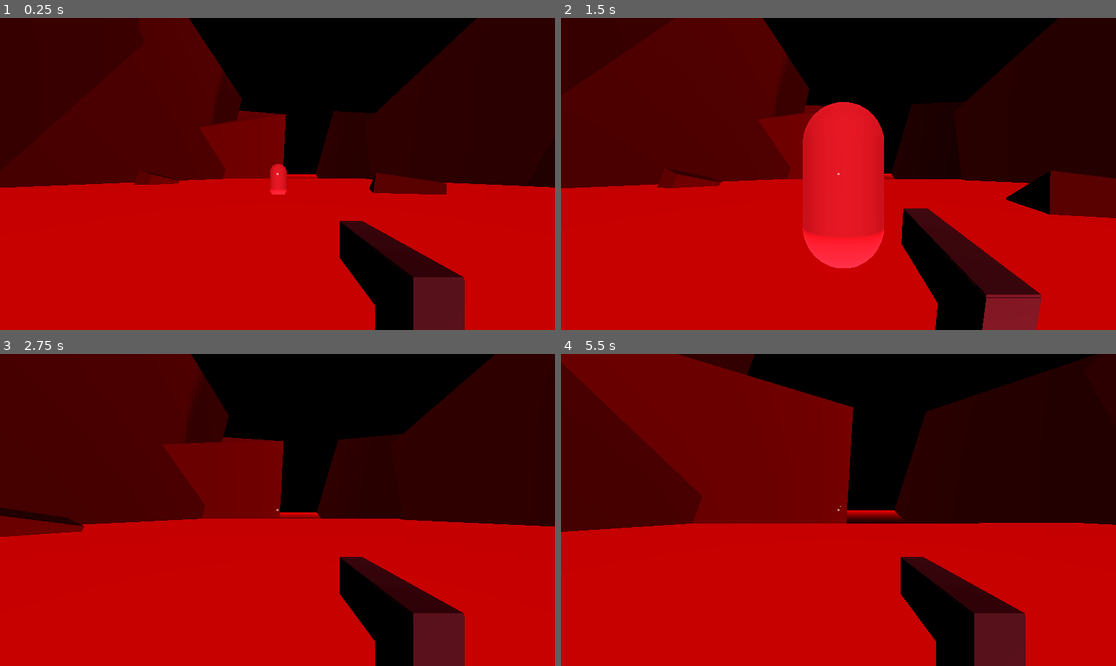
Above: before the commit, frames 1-4 (two rows, left to right).
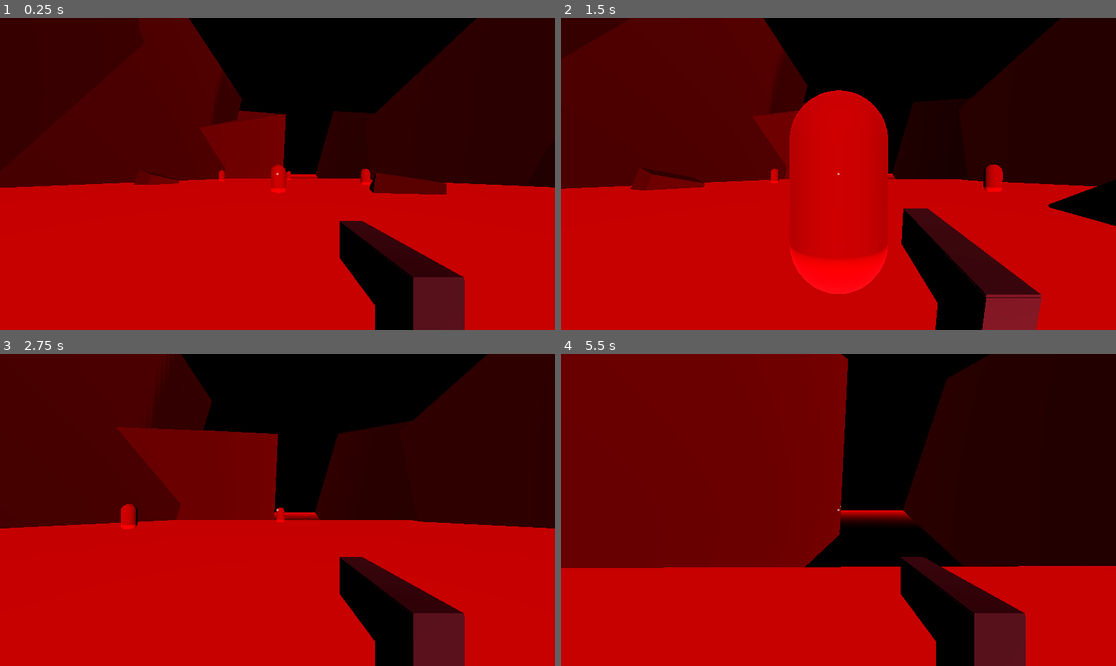
Above: after the commit, the same moments.

Repository: levidavidmurray/TheFinalMomentsOfJeffreyEpstein
Game: Godot game, scene res://scenes/Main.tscn
Same seed, same stepped clock (60 frames per second), same inputs: the game is played once before the commit and once after it. Sound files missing from this copy of the repository are replaced by a short silence.
Inputs (mouse positions are in pixels of both pictures, inside the frame that each line leads up to):
- Up to frame 1 (0.25 s): no input
- Up to frame 2 (1.5 s): tap Enter at 0.5 s; move the mouse to (866, 174) at 0.52 s; hold W (move_forward) from 0.53 s (still down); click (866, 174) at 0.6 s; tap Space (jump) at 0.77 s; move the mouse to (810, 174) at 1.27 s; click (810, 174) at 1.35 s
- Up to frame 3 (2.75 s): keep holding W (move_forward); tap Space (jump) at 1.52 s; move the mouse to (288, 503) at 2.02 s; click (288, 503) at 2.1 s
- Up to frame 4 (5.5 s): keep holding W (move_forward); move the mouse to (832, 516) at 2.77 s; click (832, 516) at 2.85 s; tap Space (jump) at 3.02, 3.77, 4.52 s; move the mouse to (877, 513) at 3.52 s; click (877, 513) at 3.6 s; move the mouse to (794, 506) at 4.27 s; click (794, 506) at 4.35 s; move the mouse to (844, 510) at 5.02 s; click (844, 510) at 5.1 s

The runs differ from the first frame. In frame 1, 0.4% of the frame differs, in the area x 39-67%, y 46-57%; in frame 2, 13%; in frame 3, 6.3%; in frame 4, 27%, in the area x 0-100%, y 0-76%.

Commit message:
enemy improvements and blood footstep sfx

Diff:
--- a/default_bus_layout.tres
+++ b/default_bus_layout.tres
@@ -5,7 +5,7 @@
 bus/1/solo = false
 bus/1/mute = false
 bus/1/bypass_fx = false
-bus/1/volume_db = -9.2092
+bus/1/volume_db = -28.3339
 bus/1/send = &"Master"
 bus/2/name = &"SFX"
 bus/2/solo = false
--- /dev/null
+++ b/materials/mat_Blood.tres
@@ -0,0 +1,10 @@
+[gd_resource type="StandardMaterial3D" format=3 uid="uid://do81qbv5o3b28"]
+
+[resource]
+transparency = 1
+albedo_color = Color(0.705882, 0, 0.0431373, 1)
+metallic = 0.2
+roughness = 0.1
+emission_enabled = true
+emission = Color(0.603922, 0, 0, 1)
+backlight = Color(1, 1, 1, 1)
--- /dev/null
+++ b/materials/mat_BloodParticles.tres
@@ -0,0 +1,10 @@
+[gd_resource type="StandardMaterial3D" format=3 uid="uid://dmurb816vx16l"]
+
+[resource]
+transparency = 1
+albedo_color = Color(0.494118, 0, 0.0196078, 1)
+metallic = 0.2
+roughness = 0.1
+emission_enabled = true
+emission = Color(1, 0.0392157, 0.0235294, 1)
+backlight = Color(1, 1, 1, 1)
--- a/scenes/Bullet.tscn
+++ b/scenes/Bullet.tscn
@@ -1,7 +1,8 @@
-[gd_scene load_steps=6 format=3 uid="uid://b4syu5s2hyjq3"]
+[gd_scene load_steps=7 format=3 uid="uid://b4syu5s2hyjq3"]
 
 [ext_resource type="Script" path="res://scripts/Bullet.gd" id="1_c465p"]
 [ext_resource type="Material" uid="uid://lpolcfdmecp2" path="res://materials/mat_Bullet.tres" id="2_vypfi"]
+[ext_resource type="Material" uid="uid://dmurb816vx16l" path="res://materials/mat_BloodParticles.tres" id="3_87hch"]
 
 [sub_resource type="BoxMesh" id="BoxMesh_pmv1s"]
 material = ExtResource("2_vypfi")
@@ -13,7 +14,7 @@
 initial_velocity_max = 5.0
 
 [sub_resource type="BoxMesh" id="BoxMesh_a6p8v"]
-material = ExtResource("2_vypfi")
+material = ExtResource("3_87hch")
 size = Vector3(0.04, 0.04, 0.04)
 
 [node name="Bullet" type="Node3D"]
--- a/scenes/Enemy.tscn
+++ b/scenes/Enemy.tscn
@@ -6,7 +6,7 @@
 [ext_resource type="AudioStream" uid="uid://c2l7qb27u5mcq" path="res://sfx/Hell Beast Dies 003.wav" id="3_vqty6"]
 
 [sub_resource type="StandardMaterial3D" id="StandardMaterial3D_mv5ll"]
-albedo_color = Color(0.831373, 0.313726, 0.329412, 1)
+albedo_color = Color(0.701961, 0.054902, 0.0666667, 1)
 
 [sub_resource type="CapsuleMesh" id="CapsuleMesh_63y77"]
 material = SubResource("StandardMaterial3D_mv5ll")
@@ -16,48 +16,12 @@
 
 [sub_resource type="Animation" id="Animation_q27yo"]
 resource_name = "Death"
-tracks/0/type = "value"
-tracks/0/imported = false
-tracks/0/enabled = true
-tracks/0/path = NodePath("MeshInstance3D:mesh:material:albedo_color")
-tracks/0/interp = 1
-tracks/0/loop_wrap = true
-tracks/0/keys = {
-"times": PackedFloat32Array(0),
-"transitions": PackedFloat32Array(1),
-"update": 0,
-"values": [Color(0.298039, 0.164706, 0.12549, 1)]
-}
 
 [sub_resource type="Animation" id="Animation_ofnt1"]
 resource_name = "Idle"
-tracks/0/type = "value"
-tracks/0/imported = false
-tracks/0/enabled = true
-tracks/0/path = NodePath("MeshInstance3D:mesh:material:albedo_color")
-tracks/0/interp = 1
-tracks/0/loop_wrap = true
-tracks/0/keys = {
-"times": PackedFloat32Array(0),
-"transitions": PackedFloat32Array(1),
-"update": 0,
-"values": [Color(0.831373, 0.313726, 0.329412, 1)]
-}
 
 [sub_resource type="Animation" id="Animation_qb2uv"]
 length = 0.001
-tracks/0/type = "value"
-tracks/0/imported = false
-tracks/0/enabled = true
-tracks/0/path = NodePath("MeshInstance3D:mesh:material:albedo_color")
-tracks/0/interp = 1
-tracks/0/loop_wrap = true
-tracks/0/keys = {
-"times": PackedFloat32Array(0),
-"transitions": PackedFloat32Array(1),
-"update": 0,
-"values": [Color(0.831373, 0.313726, 0.329412, 1)]
-}
 
 [sub_resource type="AnimationLibrary" id="AnimationLibrary_katud"]
 _data = {
--- /dev/null
+++ b/scenes/EnemySpawnPoint.tscn
@@ -0,0 +1,6 @@
+[gd_scene load_steps=2 format=3 uid="uid://bborry3obwcm7"]
+
+[ext_resource type="Script" path="res://scripts/EnemySpawnPoint.gd" id="1_24b35"]
+
+[node name="EnemySpawnPoint" type="Node3D"]
+script = ExtResource("1_24b35")
--- a/scenes/Main.tscn
+++ b/scenes/Main.tscn
@@ -2,23 +2,15 @@
 
 [ext_resource type="PackedScene" uid="uid://bb2xr3x6yrncg" path="res://scenes/Player.tscn" id="1_1o0h1"]
 [ext_resource type="Environment" uid="uid://xv4fq6ntnf7a" path="res://scenes/default_env.tres" id="1_3jqn5"]
+[ext_resource type="Material" uid="uid://do81qbv5o3b28" path="res://materials/mat_Blood.tres" id="2_is2d4"]
 [ext_resource type="PackedScene" uid="uid://dc8ul4wbvo0vs" path="res://scenes/Enemy.tscn" id="2_uiqrc"]
 [ext_resource type="AudioStream" uid="uid://cmbdj15qdixwv" path="res://music/Metal Doomed Main.ogg" id="4_10rpk"]
 
 [sub_resource type="ConcavePolygonShape3D" id="ConcavePolygonShape3D_i0avu"]
 data = PackedVector3Array(50, 0, 50, -50, 0, 50, 50, 0, -50, -50, 0, 50, -50, 0, -50, 50, 0, -50)
 
-[sub_resource type="StandardMaterial3D" id="StandardMaterial3D_6hf7v"]
-transparency = 1
-albedo_color = Color(0.705882, 0, 0.0431373, 1)
-metallic = 0.2
-roughness = 0.1
-emission_enabled = true
-emission = Color(0.603922, 0, 0, 1)
-backlight = Color(1, 1, 1, 1)
-
 [sub_resource type="PlaneMesh" id="PlaneMesh_llbcy"]
-material = SubResource("StandardMaterial3D_6hf7v")
+material = ExtResource("2_is2d4")
 size = Vector2(100, 100)
 
 [sub_resource type="StandardMaterial3D" id="StandardMaterial3D_2tvka"]
@@ -98,9 +90,23 @@
 mesh = SubResource("BoxMesh_40a16")
 
 [node name="Player" parent="." instance=ExtResource("1_1o0h1")]
+speed = 10.0
+acceleration = 50.0
 
 [node name="Enemy" parent="." instance=ExtResource("2_uiqrc")]
-transform = Transform3D(1, 0, 0, 0, 1, 0, 0, 0, 1, 0.0520911, 0, -12.2158)
+transform = Transform3D(1, 0, 0, 0, 1, 0, 0, 0, 1, 0.0520911, 0, -13.3284)
+
+[node name="Enemy2" parent="." instance=ExtResource("2_uiqrc")]
+transform = Transform3D(1, 0, 0, 0, 1, 0, 0, 0, 1, 9.80601, 0, -22.7405)
+
+[node name="Enemy3" parent="." instance=ExtResource("2_uiqrc")]
+transform = Transform3D(1, 0, 0, 0, 1, 0, 0, 0, 1, -9.19926, 0, -33.6361)
+
+[node name="Enemy4" parent="." instance=ExtResource("2_uiqrc")]
+transform = Transform3D(1, 0, 0, 0, 1, 0, 0, 0, 1, 2.3938, 0, -43.1568)
+
+[node name="Enemy5" parent="." instance=ExtResource("2_uiqrc")]
+transform = Transform3D(1, 0, 0, 0, 1, 0, 0, 0, 1, 19.2464, 0, 0.845699)
 
 [node name="MusicPlayer" type="AudioStreamPlayer" parent="."]
 stream = ExtResource("4_10rpk")
--- a/scenes/Player.tscn
+++ b/scenes/Player.tscn
@@ -1,11 +1,16 @@
-[gd_scene load_steps=15 format=3 uid="uid://bb2xr3x6yrncg"]
+[gd_scene load_steps=20 format=3 uid="uid://bb2xr3x6yrncg"]
 
 [ext_resource type="Script" path="res://scripts/Player.gd" id="1_5goeo"]
 [ext_resource type="Script" path="res://scripts/Gun.gd" id="2_7jq0l"]
+[ext_resource type="AudioStream" uid="uid://cmpnyi3m1hv6e" path="res://sfx/footstep_blood_0.ogg" id="2_q5vd4"]
 [ext_resource type="Script" path="res://scripts/PlayerCamera.gd" id="2_uidk2"]
+[ext_resource type="AudioStream" uid="uid://cs06853sfgckf" path="res://sfx/footstep_blood_1.ogg" id="3_2tkrd"]
 [ext_resource type="AudioStream" uid="uid://cugtwso78ymlj" path="res://sfx/Pistol Shot A.wav" id="3_t4d60"]
 [ext_resource type="AudioStream" uid="uid://gpxsrxkvlhjv" path="res://sfx/Pistol Shot B.wav" id="4_bsa7w"]
+[ext_resource type="AudioStream" uid="uid://ctqovct3j608s" path="res://sfx/footstep_blood_2.ogg" id="4_dhrq3"]
+[ext_resource type="AudioStream" uid="uid://xw3v6eyxuuma" path="res://sfx/footstep_blood_3.ogg" id="5_k8k4n"]
 [ext_resource type="AudioStream" uid="uid://bw5kdxcjiesc5" path="res://sfx/Pistol Shot C.wav" id="5_o3jd5"]
+[ext_resource type="AudioStream" uid="uid://5wytrqj7ybso" path="res://sfx/footstep_blood_4.ogg" id="6_d80hy"]
 [ext_resource type="Script" path="res://scripts/HealthComponent.gd" id="7_luamq"]
 
 [sub_resource type="CapsuleShape3D" id="CapsuleShape3D_4kj3u"]
@@ -66,6 +71,7 @@
 script = ExtResource("1_5goeo")
 speed = 7.0
 acceleration = 150.0
+sfx_footsteps = Array[AudioStream]([ExtResource("2_q5vd4"), ExtResource("3_2tkrd"), ExtResource("4_dhrq3"), ExtResource("5_k8k4n"), ExtResource("6_d80hy")])
 
 [node name="HealthComponent" type="Node" parent="."]
 script = ExtResource("7_luamq")
@@ -135,4 +141,9 @@
 mouse_filter = 2
 color = Color(1, 1, 1, 0.513726)
 
+[node name="SFX_Footstep" type="AudioStreamPlayer3D" parent="."]
+transform = Transform3D(1, 0, 0, 0, 1, 0, 0, 0, 1, 0, -1.16573, 0)
+volume_db = -22.0
+attenuation_filter_cutoff_hz = 3000.0
+
 [connection signal="death" from="HealthComponent" to="." method="_on_health_component_death"]
--- a/scripts/Bullet.gd
+++ b/scripts/Bullet.gd
@@ -1,4 +1,4 @@
-extends Node3D
+class_name Bullet extends Node3D
 
 const SPEED = 50.0
 
@@ -6,14 +6,17 @@
 @onready var ray = $RayCast3D
 @onready var particles = $GPUParticles3D
 
-var hit
+var damage = 0
+var did_hit = false
 
-# Called every frame. 'delta' is the elapsed time since the previous frame.
 func _physics_process(delta):
+	if did_hit: return
+
 	if ray.is_colliding():
-		if ray.get_collider() != hit:
-			hit = ray.get_collider()
-			print("Hit:", ray.get_collider())
+		did_hit = true
+		var body = ray.get_collider()
+		if body.has_method("take_damage"):
+			body.take_damage(damage)
 		mesh.visible = false
 		particles.emitting = true
 		await get_tree().create_timer(1.0).timeout
--- a/scripts/Enemy.gd
+++ b/scripts/Enemy.gd
@@ -53,14 +53,17 @@
 func _on_health_component_death():
 	sfx.stream = sfx_death
 	sfx.play()
-	animator.play("Death")
+	sfx.finished.connect(func(): queue_free())
+	# animator.play("Death")
 
 func _on_attack_box_body_entered(body:Node3D):
+	if is_dead(): return
 	if body is Player:
 		body.take_damage(attack_damage)
 		# await get_tree().create_timer(attack_box_delay).timeout
 
 func _on_aggro_box_body_entered(body:Node3D):
+	if is_dead(): return
 	if body is Player:
 		sfx.stream = sfx_aggro
 		sfx.play()
--- /dev/null
+++ b/scripts/EnemySpawnPoint.gd
@@ -0,0 +1,11 @@
+extends Node3D
+
+
+# Called when the node enters the scene tree for the first time.
+func _ready():
+	pass # Replace with function body.
+
+
+# Called every frame. 'delta' is the elapsed time since the previous frame.
+func _process(delta):
+	pass
--- /dev/null
+++ b/scripts/GameManager.gd
@@ -0,0 +1,3 @@
+class_name GameManager extends Node
+
+@export var enemy: PackedScene
--- a/scripts/Gun.gd
+++ b/scripts/Gun.gd
@@ -9,7 +9,7 @@
 
 # bullets
 @onready var bullet_scene: PackedScene = preload("res://scenes/Bullet.tscn")
-var bullet_instance
+var bullet_instance: Bullet
 
 func can_shoot() -> bool:
 	return !anim.is_playing()
@@ -20,6 +20,7 @@
 	bullet_instance = bullet_scene.instantiate()
 	bullet_instance.position = gun_barrel.global_position
 	bullet_instance.transform.basis = gun_barrel.global_transform.basis
+	bullet_instance.damage = damage
 	get_tree().root.add_child(bullet_instance)
 
 	var gunshot_index = randi() % sfx_gunshot.size()
--- a/scripts/Player.gd
+++ b/scripts/Player.gd
@@ -55,13 +55,8 @@
 	health_component.take_damage(damage)
 
 func handle_shoot() -> void:
-	if not gun.can_shoot():
-		return
-
-	gun.shoot()
-	var enemy = camera.get_shoot_enemy()
-	if enemy:
-		enemy.take_damage(gun.damage)
+	if gun.can_shoot():
+		gun.shoot()
 
 func _on_health_component_death():
 	print("player died")
Not shown, added: sfx/footstep_blood_0.ogg.import
Not shown, added: sfx/footstep_blood_1.ogg.import
Not shown, added: sfx/footstep_blood_2.ogg.import
Not shown, added: sfx/footstep_blood_3.ogg.import
Not shown, added: sfx/footstep_blood_4.ogg.import
Not shown, added: sfx/footstep_blood_0.ogg
Not shown, added: sfx/footstep_blood_1.ogg
Not shown, added: sfx/footstep_blood_2.ogg
Not shown, added: sfx/footstep_blood_3.ogg
Not shown, added: sfx/footstep_blood_4.ogg
